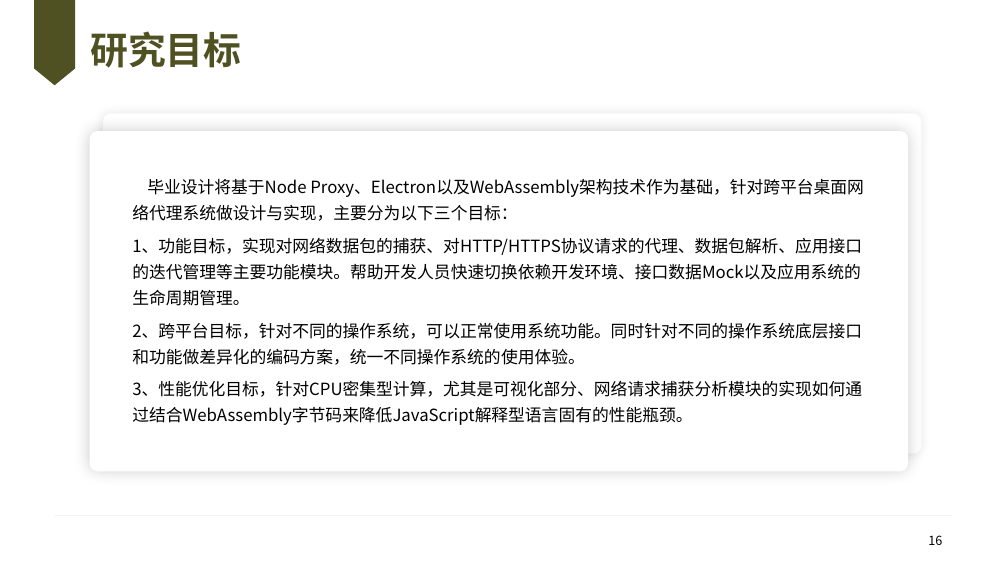
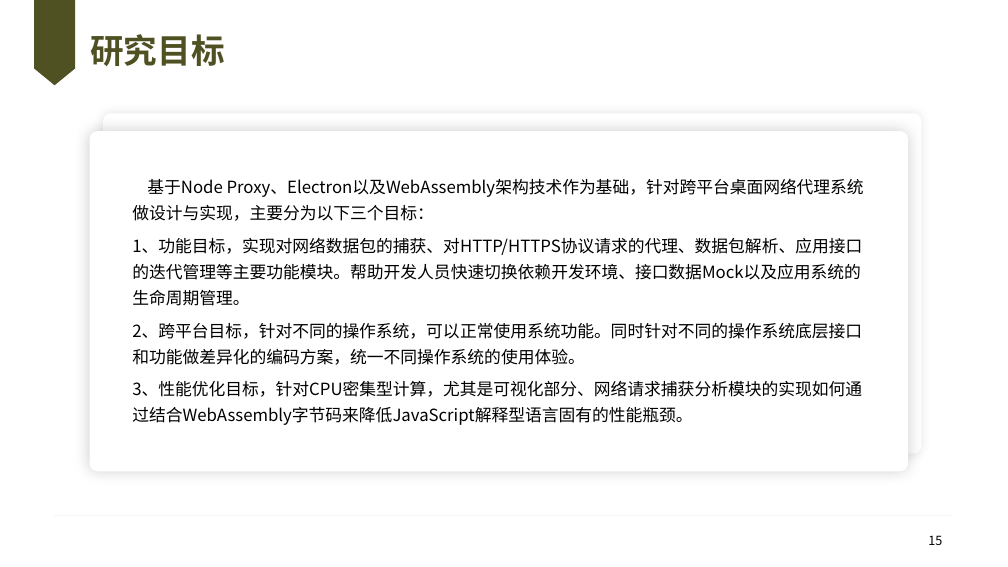
Before and after one commit to knoxnoe/GraduationProject, a slide deck: slide 15 of doc/paper/缑通旺-开题.pptx (slide 16 before the commit). Drawn at 1008x567 pixels with LibreOffice and Linux fonts; fonts in the diff are those of the drawing; background and template pictures are left out. Boxes give left, top, right and bottom in pixels: in the first picture for what was removed or moved away, otherwise in the second. Text is boxed around its words. In the diff, an @@ line names an element or a change of style, - is before the commit and + after.

```diff
--- a/doc/paper/缑通旺-开题.pptx
+++ b/doc/paper/缑通旺-开题.pptx
@@ title "研究目标" at (90, 34, 224, 66): size 36 to 32 pt @@
@@ text at (132, 179, 864, 221): text changed @@
-毕业设计将基于Node Proxy、Electron以及WebAssembly架构技术作为基础，针对跨平台桌面网络代理系统做设计与实现，主要分为以下三个目标：
+基于Node Proxy、Electron以及WebAssembly架构技术作为基础，针对跨平台桌面网络代理系统做设计与实现，主要分为以下三个目标：
@@ page number at (928, 535, 942, 545): text changed @@
-16
+15
```
Also in this commit, not shown: 29 other slides changed, 1 slide added, 2 slides removed.
